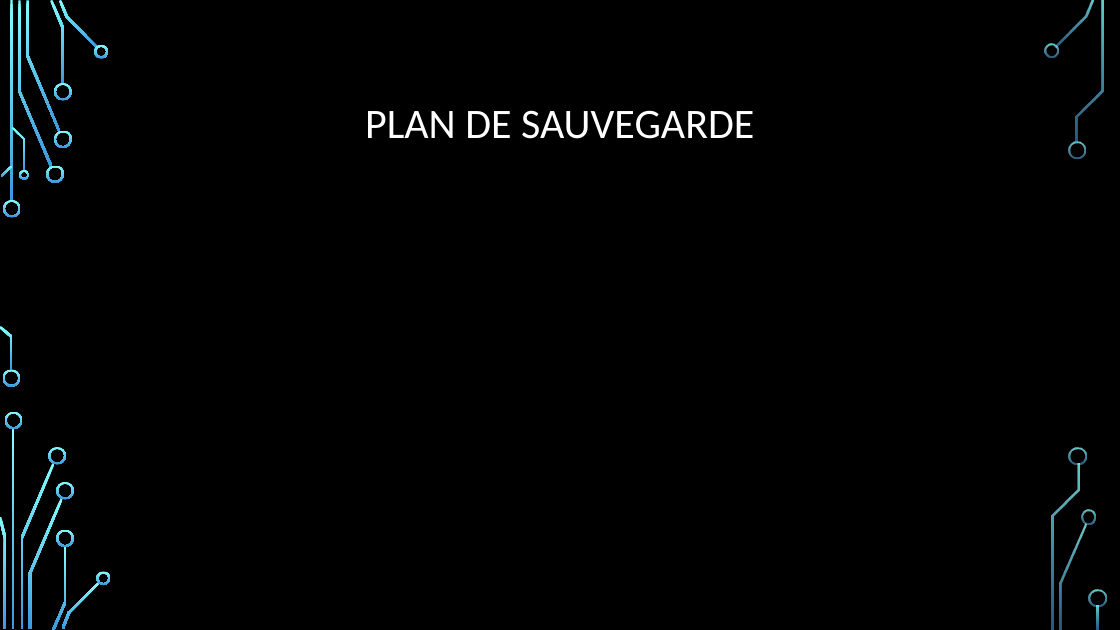
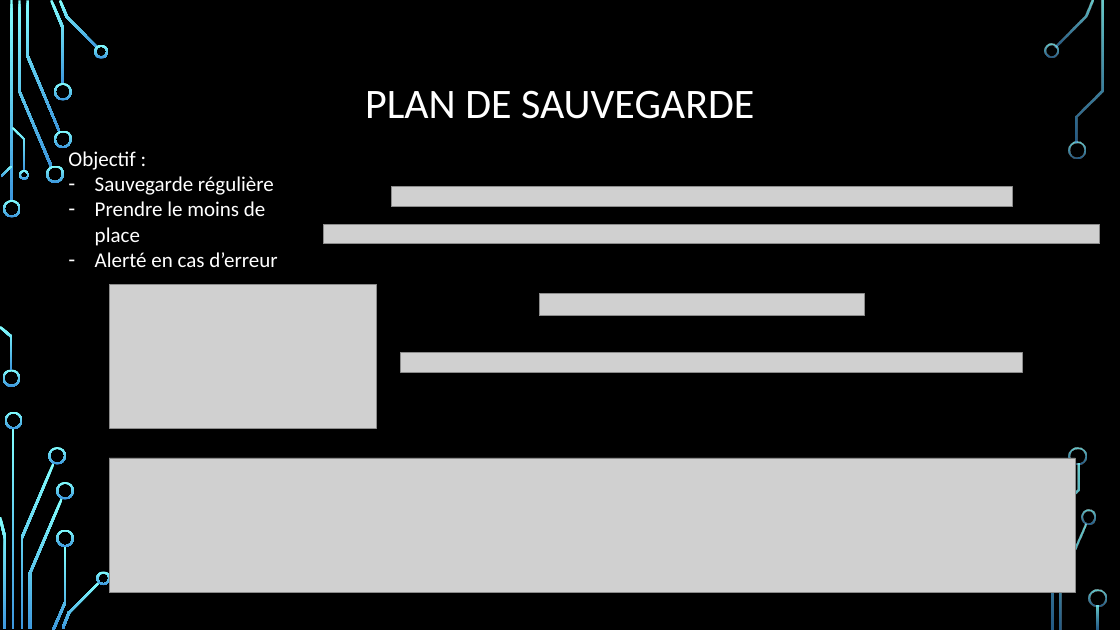
Before and after one commit to CharlesQ1/Projet_3, a slide deck: slide 5 of Soutenance/Diaporama.pptx. Drawn at 1120x630 pixels with LibreOffice and Linux fonts; fonts in the diff are those of the drawing; grey boxes stand for pictures; background and template pictures are left out. Boxes give left, top, right and bottom in pixels: in the first picture for what was removed or moved away, otherwise in the second. Text is boxed around its words. In the diff, an @@ line names an element or a change of style, - is before the commit and + after.

```diff
--- a/Soutenance/Diaporama.pptx
+++ b/Soutenance/Diaporama.pptx
@@ title "PLAN DE SAUVEGARDE": place and size @@
-title "PLAN DE SAUVEGARDE" at [365, 110, 754, 139]
+title "PLAN DE SAUVEGARDE" at [365, 90, 754, 119]
@@ text added at [68, 151, 277, 267], 18 pt, text #FFFFFF @@
+Objectif :
+– Sauvegarde régulière
+– Prendre le moins de place
+– Alerté en cas d’erreur
@@ picture added at [392, 187, 1013, 207] @@
@@ picture added at [323, 224, 1101, 244] @@
@@ picture added at [109, 285, 377, 429] @@
@@ picture added at [539, 294, 865, 316] @@
@@ picture added at [401, 353, 1023, 372] @@
@@ picture added at [109, 458, 1076, 592] @@
```
